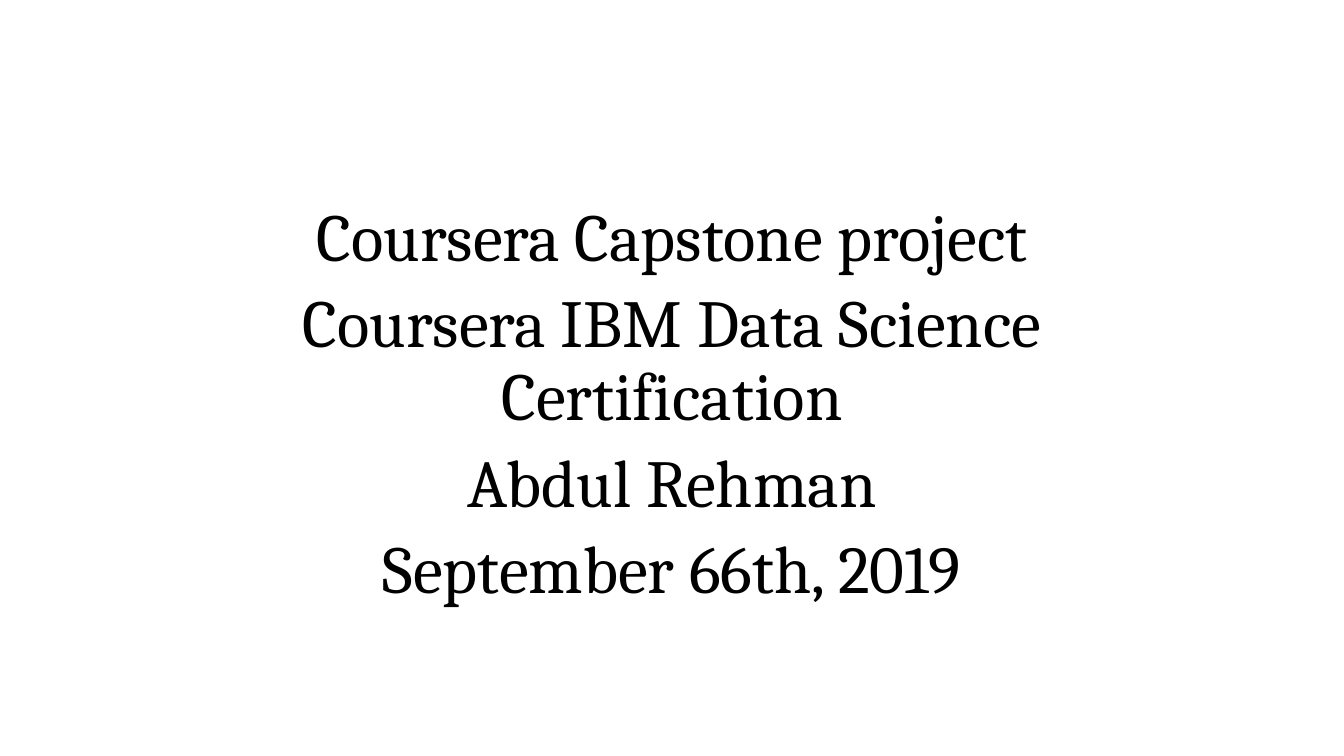
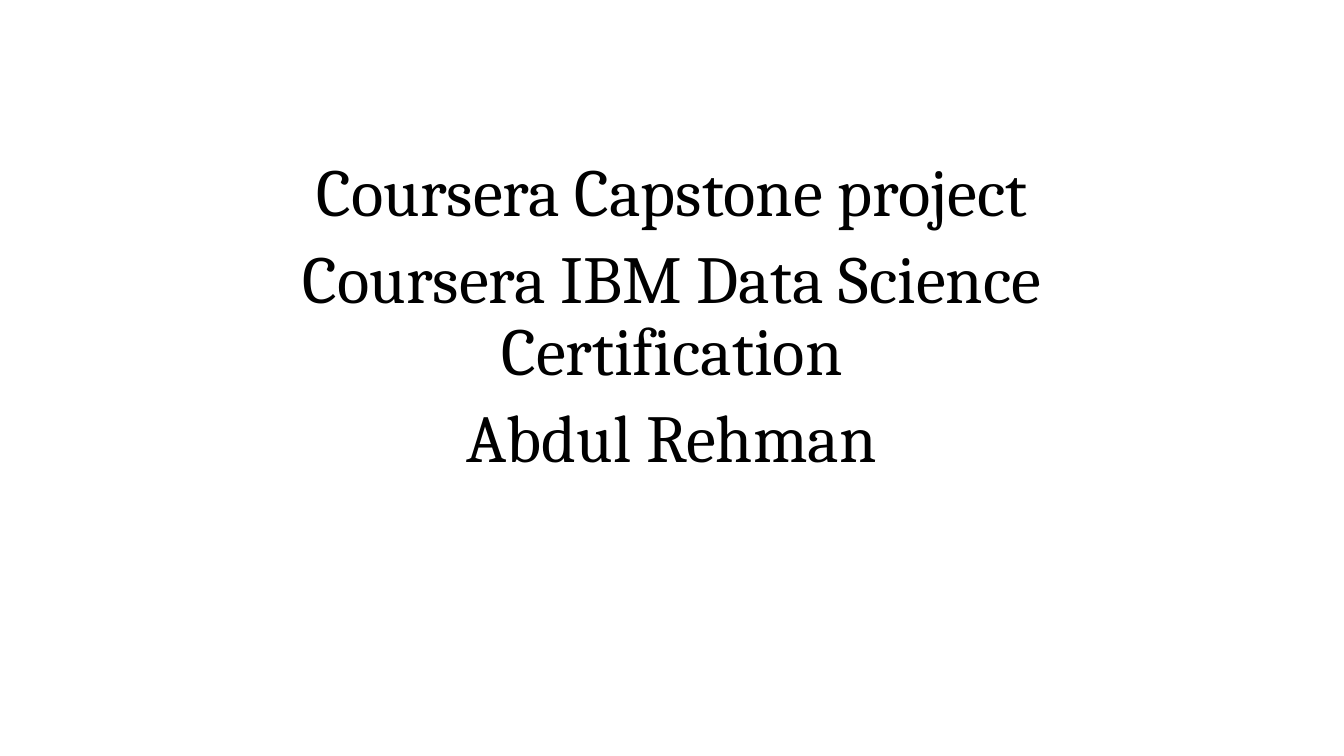
Before and after one commit to abdul674/Coursera_Capstone, a slide deck: slide 1 of CapstonePresentation1.pptx. Drawn at 1344x756 pixels with LibreOffice and Linux fonts; fonts in the diff are those of the drawing; background and template pictures are left out. Boxes give left, top, right and bottom in pixels: in the first picture for what was removed or moved away, otherwise in the second. Text is boxed around its words. In the diff, an @@ line names an element or a change of style, - is before the commit and + after.

Commit message:
Updated presentation

```diff
--- a/CapstonePresentation1.pptx
+++ b/CapstonePresentation1.pptx
@@ text at (383, 546, 961, 607): paragraph removed @@
-September 66th, 2019
```
